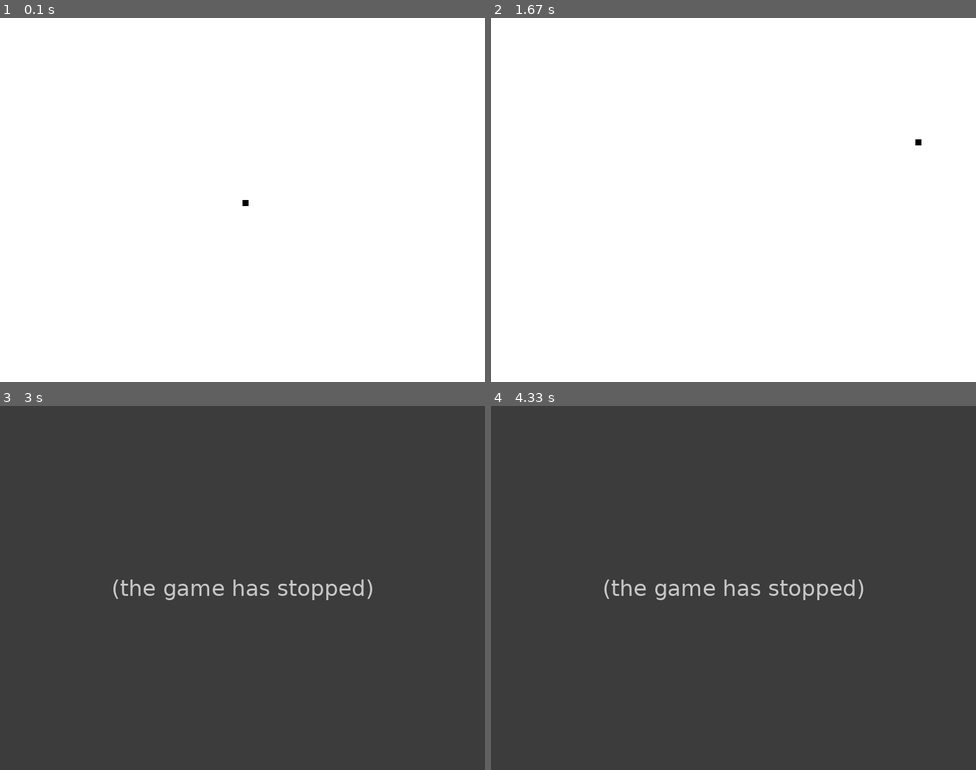
Above: before the commit, frames 1-4 (two rows, left to right).
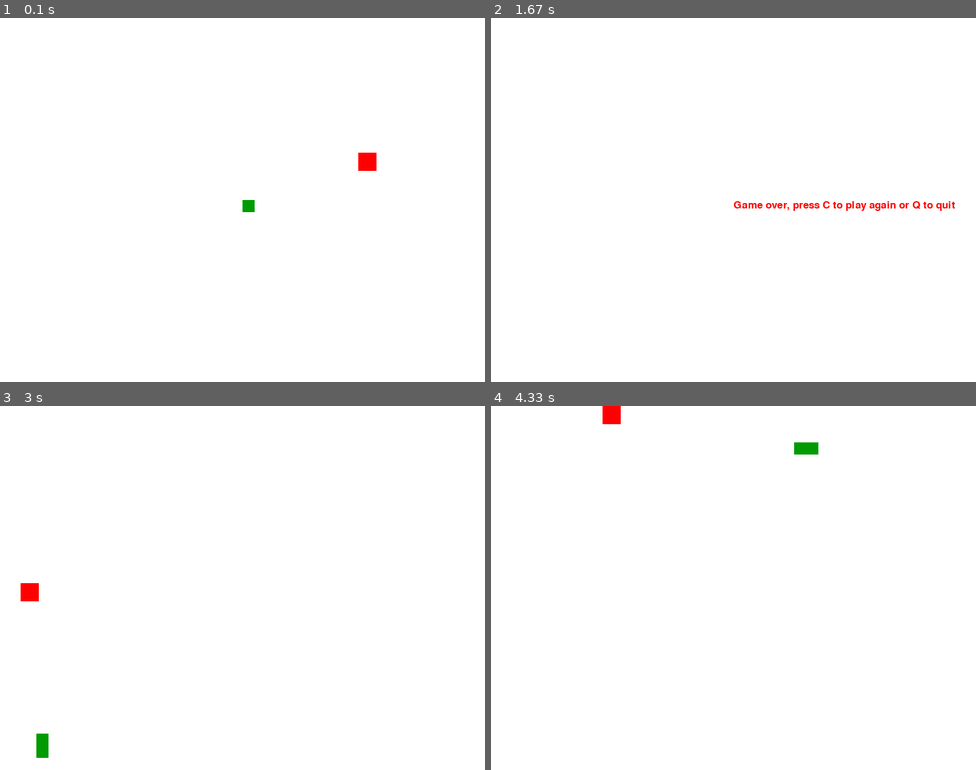
Above: after the commit, the same moments.

Repository: ayoadepitan/pygame-start
Game: pygame game, started from main.py
The game is run twice, just before and just after one commit, with the same random seed, the same clock (stepped at 60 frames per second) and the same inputs.
Inputs:
- Up to frame 1 (0.1 s): no input
- Up to frame 2 (1.67 s): hold Right 0.33-0.8 s; hold Up 0.83-1.13 s; hold Right 1.17-1.63 s
- Up to frame 3 (3 s): tap C at 1.67 s; hold Left 2-2.53 s; hold Down 2.57-2.87 s
- Up to frame 4 (4.33 s): hold C 3.33-3.7 s; hold Up 3.73-4.1 s; hold Right from 4.13 s (still down)

The runs differ from the first frame. In frame 1, 0.3% of the frame differs, in the area x 50-78%, y 37-54%; in frame 2, 0.5%; in frame 3, 100%, in the area x 0-100%, y 0-100%; in frame 4, 100%.
Before the commit the program exited at 2.03 s; later frames show no game.

Commit message:
Added collision effects

Diff:
--- a/main.py
+++ b/main.py
@@ -1,5 +1,6 @@
 import os
 import pygame
+import random
 
 # Opens window in second monitor
 x = 1920
@@ -11,6 +12,7 @@
 white = (255,255,255)
 black = (0,0,0)
 red = (255,0,0)
+green = (0, 155, 0)
 
 display_width = 800
 display_height = 600
@@ -19,50 +21,112 @@
 pygame.display.set_caption('Slither')
 
 
-gameExit = False
-
-lead_x = display_width/2
-lead_y = display_height/2
-
-lead_x_change = 0
-lead_y_change = 0
-
 clock = pygame.time.Clock()
 
-block_size = 10
+block_size = 20
 FPS = 30
 
-while not gameExit:
-    for event in pygame.event.get():
-        if event.type == pygame.QUIT:
-            gameExit = True
-        if event.type == pygame.KEYDOWN:
-            if event.key == pygame.K_LEFT:
-                lead_x_change = -block_size
-                lead_y_change = 0
-            if event.key == pygame.K_RIGHT:
-                lead_x_change = block_size
-                lead_y_change = 0
-            elif event.key == pygame.K_UP:
-                lead_y_change = -block_size
-                lead_x_change = 0
-            elif event.key == pygame.K_DOWN:
-                lead_y_change = block_size
-                lead_x_change = 0
+font = pygame.font.SysFont(None, 25)
 
-    if lead_x >= display_width or lead_x < 0 or lead_y >= display_height or lead_y < 0:
-        gameExit = True
+def snake(block_size, snake_list):
+    for XnY in snake_list:
+        pygame.draw.rect(game_display, green, [XnY[0],XnY[1],block_size,block_size])
+
+def message_to_screen(msg, color):
+    screen_text = font.render(msg, True, color)
+    game_display.blit(screen_text, [display_width/2, display_height/2])
 
 
-    lead_x += lead_x_change
-    lead_y += lead_y_change
+def gameLoop():
+    game_exit = False
+    game_over = False
 
-    game_display.fill(white)
-    pygame.draw.rect(game_display, black, [lead_x,lead_y,block_size,block_size])
-    pygame.display.update()
+    lead_x = display_width/2
+    lead_y = display_height/2
 
-    clock.tick(FPS)
+    lead_x_change = 0
+    lead_y_change = 0
+
+    snake_list = []
+    snake_length = 1
+
+    randAppleX = round(random.randrange(0, display_width-block_size))#/10.0)*10.0
+    randAppleY = round(random.randrange(0, display_height-block_size))#/10.0)*10.0
+
+    while not game_exit:
+        while game_over == True:
+            game_display.fill(white)
+            message_to_screen("Game over, press C to play again or Q to quit", red)
+            pygame.display.update()
+
+            for event in pygame.event.get():
+                if event.type == pygame.KEYDOWN:
+                    if event.key == pygame.K_q or event.key == pygame.QUIT:
+                        game_exit = True
+                        game_over = False
+                    if event.key == pygame.K_c:
+                        gameLoop()
+                elif event.type == pygame.QUIT:
+                    game_exit = True
+                    game_over = False
+
+        for event in pygame.event.get():
+            if event.type == pygame.QUIT:
+                game_exit = True
+            if event.type == pygame.KEYDOWN:
+                if event.key == pygame.K_LEFT:
+                    lead_x_change = -block_size
+                    lead_y_change = 0
+                elif event.key == pygame.K_RIGHT:
+                    lead_x_change = block_size
+                    lead_y_change = 0
+                elif event.key == pygame.K_UP:
+                    lead_y_change = -block_size
+                    lead_x_change = 0
+                elif event.key == pygame.K_DOWN:
+                    lead_y_change = block_size
+                    lead_x_change = 0
+
+        if lead_x >= display_width or lead_x < 0 or lead_y >= display_height or lead_y < 0:
+            game_over = True
 
 
-pygame.quit()
-quit()
+        lead_x += lead_x_change
+        lead_y += lead_y_change
+
+        game_display.fill(white)
+
+        apple_thickness = 30
+        pygame.draw.rect(game_display, red, [randAppleX, randAppleY, apple_thickness, apple_thickness])
+
+        snake_head = []
+        snake_head.append(lead_x)
+        snake_head.append(lead_y)
+        snake_list.append(snake_head)
+        snake(block_size, snake_list)
+
+        if len(snake_list) > snake_length:
+            del snake_list[0]
+
+        for each_segment in snake_list[:-1]:
+            if each_segment == snake_head:
+                game_over = True
+
+        pygame.display.update()
+
+        # if lead_x >=randAppleX and lead_x <= randAppleX + apple_thickness:
+        #     if lead_y >=randAppleY and lead_y <= randAppleY + apple_thickness:
+        #         randAppleX = round(random.randrange(0, display_width-block_size)/10.0)*10.0
+        #         randAppleY = round(random.randrange(0, display_height-block_size)/10.0)*10.0
+        #         snake_length += 1
+
+        if lead_x > randAppleX and lead_x < randAppleX + apple_thickness or lead_x + block_size > randAppleX and lead_x + block_size < randAppleX + apple_thickness:
+            if lead_y > randAppleY and lead_y < randAppleY + apple_thickness or lead_y + block_size > randAppleY and lead_y + block_size < randAppleY + apple_thickness:
+                print("xyyy")
+
+        clock.tick(FPS)
+
+    pygame.quit()
+    quit()
+
+gameLoop()
